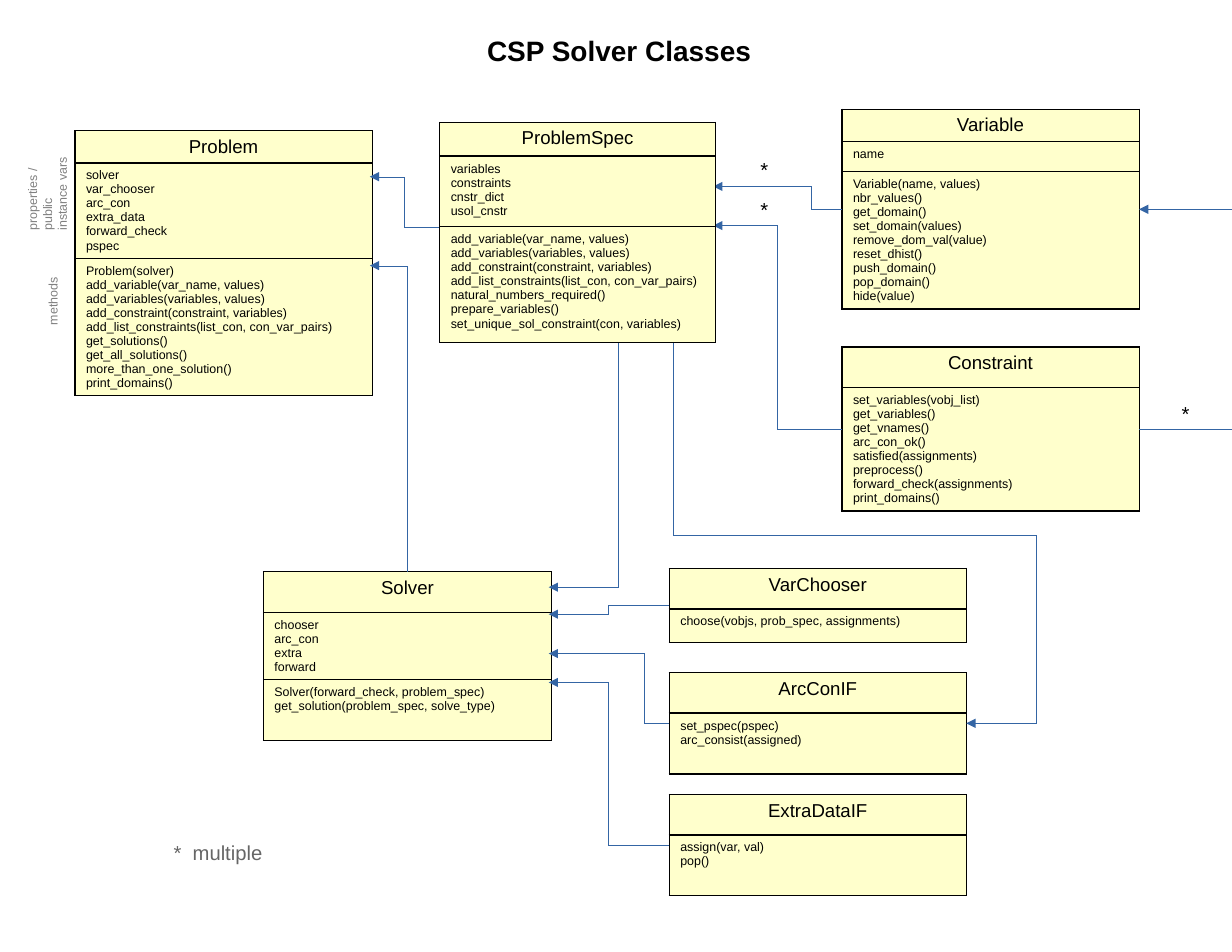
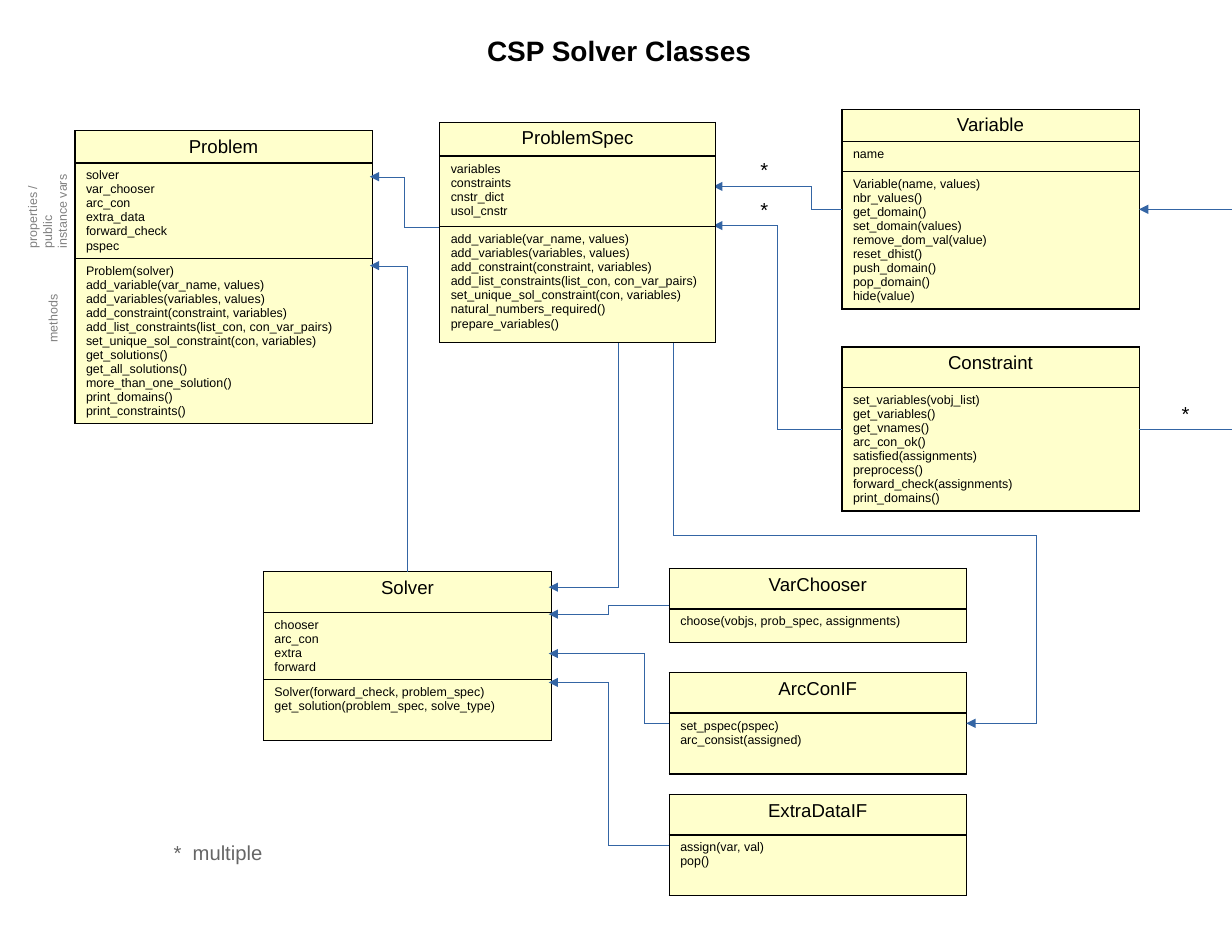
Before and after one commit to StoneShark/CSPSolver, a slide deck: slide 1 of docs/CSPClasses.odp. Drawn at 1232x952 pixels with LibreOffice and Linux fonts; fonts in the diff are those of the drawing. Boxes give left, top, right and bottom in pixels: in the first picture for what was removed or moved away, otherwise in the second. Text is boxed around its words. In the diff, an @@ line names an element or a change of style, - is before the commit and + after.

```diff
--- a/docs/CSPClasses.odp
+++ b/docs/CSPClasses.odp
@@ text "properties /" moved from (x1=26, y1=159, x2=70, y2=229) to (x1=26, y1=177, x2=70, y2=247) @@
@@ table at (x1=75, y1=131, x2=372, y2=424) @@
-row 3, column 1: Problem(solver) / add_variable(var_name, values) / add_variables(variables, values) / add_constraint(constraint, variables) / add_list_constraints(list_con, con_var_pairs) / get_solutions() / get_all_solutions() / more_than_one_solution() / print_domains()
+row 3, column 1: Problem(solver) / add_variable(var_name, values) / add_variables(variables, values) / add_constraint(constraint, variables) / add_list_constraints(list_con, con_var_pairs) / set_unique_sol_constraint(con, variables) / get_solutions() / get_all_solutions() / more_than_one_solution() / print_domains() / print_constraints()
@@ table at (x1=440, y1=122, x2=716, y2=335) @@
-row 3, column 1: add_variable(var_name, values) / add_variables(variables, values) / add_constraint(constraint, variables) / add_list_constraints(list_con, con_var_pairs) / natural_numbers_required() / prepare_variables() / set_unique_sol_constraint(con, variables)
+row 3, column 1: add_variable(var_name, values) / add_variables(variables, values) / add_constraint(constraint, variables) / add_list_constraints(list_con, con_var_pairs) / set_unique_sol_constraint(con, variables) / natural_numbers_required() / prepare_variables()
@@ text "methods" moved from (x1=46, y1=281, x2=60, y2=324) to (x1=46, y1=299, x2=60, y2=341) @@
```
Also in this commit, not shown: 1 other slide changed, 1 other file.
